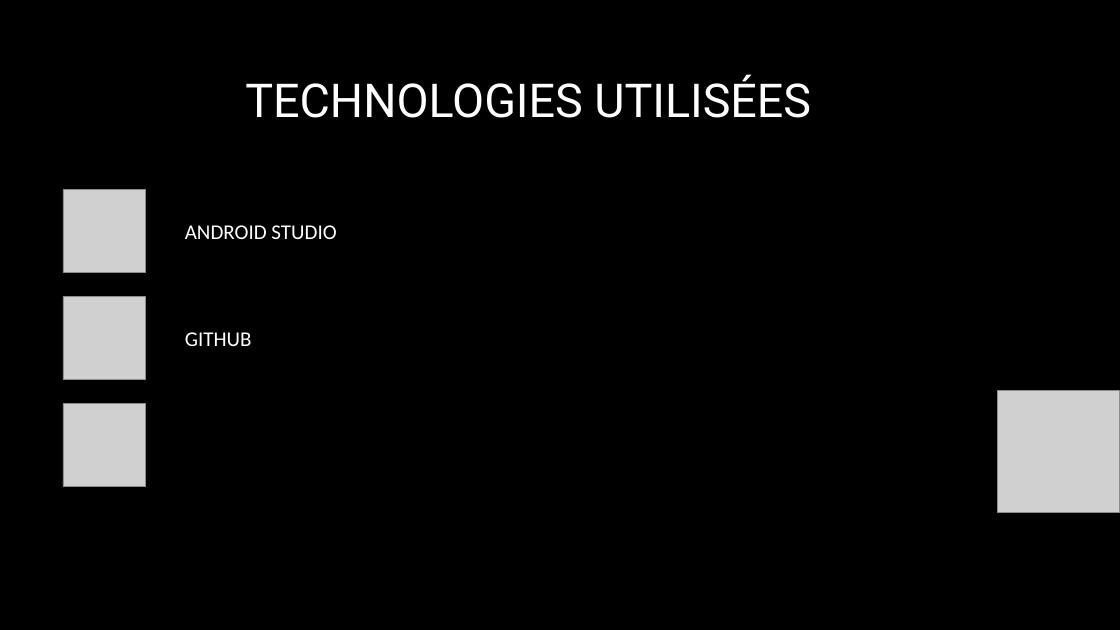
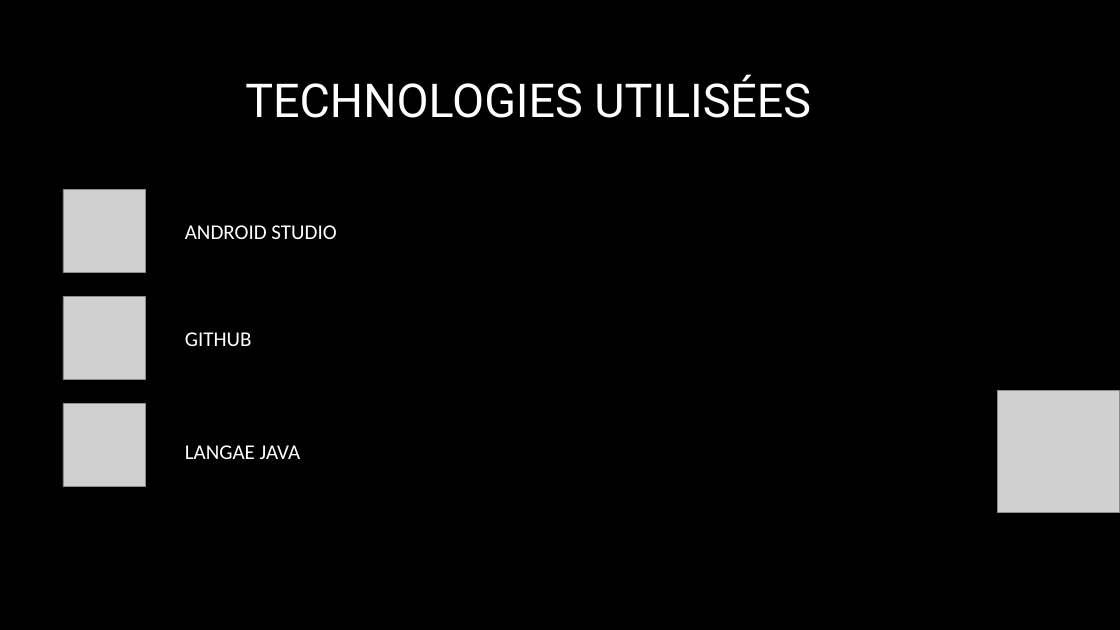
Before and after one commit to regfarad/mapsLibrary, a slide deck: slide 6 of PWP Presentation 1/Présentation7.pptx. Drawn at 1120x630 pixels with LibreOffice and Linux fonts; fonts in the diff are those of the drawing; grey boxes stand for pictures; background and template pictures are left out. Boxes give left, top, right and bottom in pixels: in the first picture for what was removed or moved away, otherwise in the second. Text is boxed around its words. In the diff, an @@ line names an element or a change of style, - is before the commit and + after.

```diff
--- a/PWP Presentation 1/Présentation7.pptx
+++ b/PWP Presentation 1/Présentation7.pptx
@@ text added at box(185, 445, 301, 459), 18 pt, text #FFFFFF @@
+LANGAE JAVA
```
Also in this commit, not shown: 1 other slide changed.
